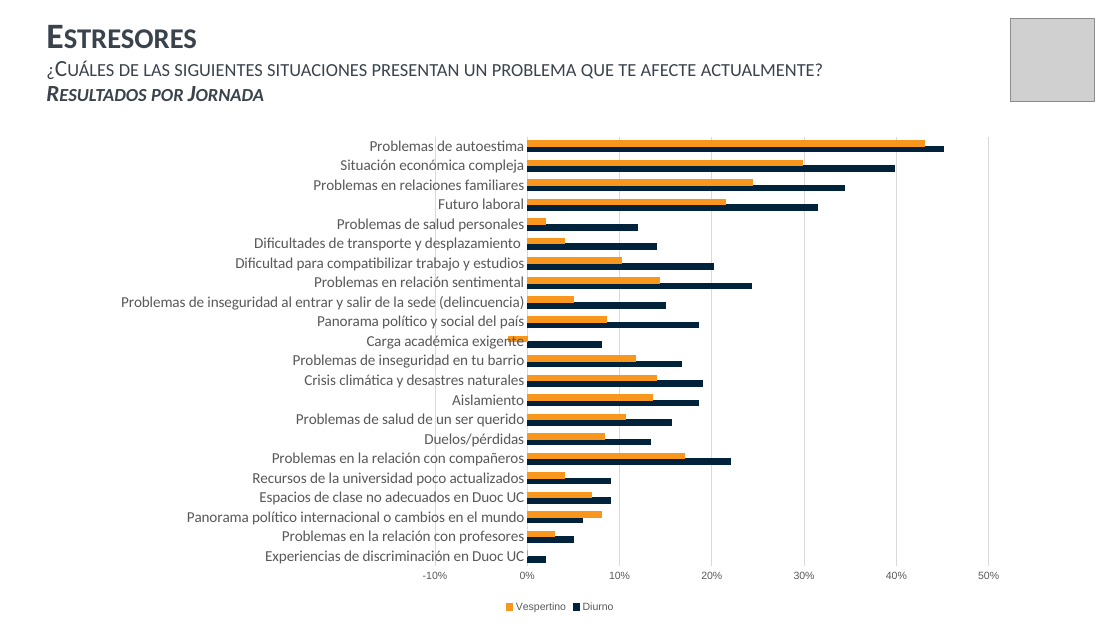
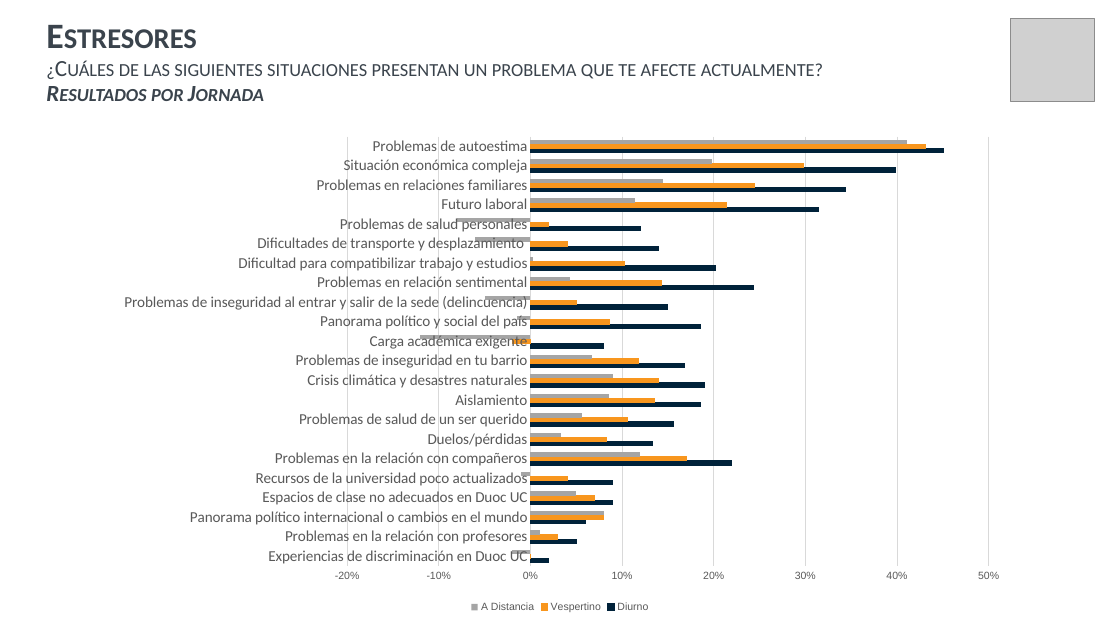
Before and after one commit to SebaValenzuela/RBDUOC2025, a slide deck: slide 17 of reports/templates/template-prueba.pptx. Drawn at 1120x630 pixels with LibreOffice and Linux fonts; fonts in the diff are those of the drawing; grey boxes stand for pictures; background and template pictures are left out. Boxes give left, top, right and bottom in pixels: in the first picture for what was removed or moved away, otherwise in the second. Text is boxed around its words. In the diff, an @@ line names an element or a change of style, - is before the commit and + after.

```diff
--- a/reports/templates/template-prueba.pptx
+++ b/reports/templates/template-prueba.pptx
@@ bar chart at [103, 127, 1017, 617] @@
+A Distancia: -0.02, 0.01, 0.08, 0.05, -0.01, 0.12, 0.03, 0.06, 0.09, 0.09, 0.07, -0.12, -0.01, -0.05, 0.04, 0, -0.06, -0.08, 0.11, 0.14, 0.2, 0.41
```
Also in this commit, not shown: 13 other slides changed, 12 other files.
